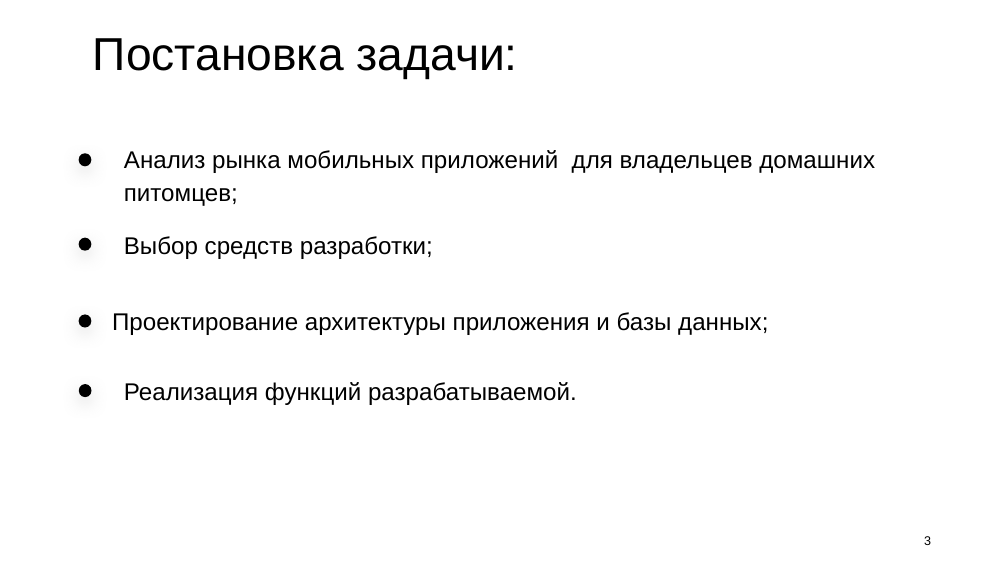
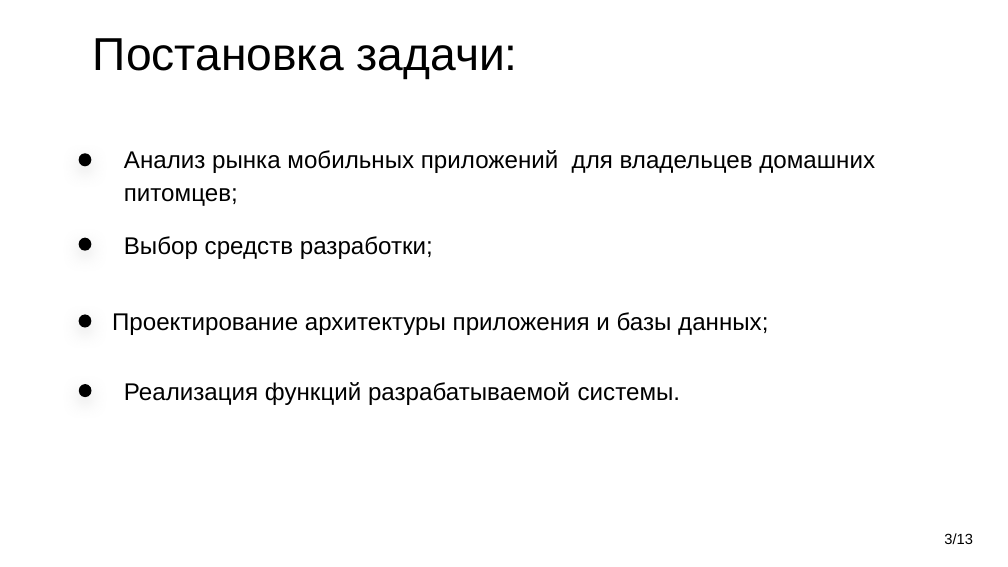
Before and after one commit to kattrin0/petDiarry_, a slide deck: slide 3 of documentation/презентация_PetDiary.pptx. Drawn at 1008x567 pixels with LibreOffice and Linux fonts; fonts in the diff are those of the drawing. Boxes give left, top, right and bottom in pixels: in the first picture for what was removed or moved away, otherwise in the second. Text is boxed around its words. In the diff, an @@ line names an element or a change of style, - is before the commit and + after.

```diff
--- a/documentation/презентация_PetDiary.pptx
+++ b/documentation/презентация_PetDiary.pptx
@@ text at box(124, 382, 681, 405): text changed @@
-Реализация функций разрабатываемой.
+Реализация функций разрабатываемой системы.
@@ page number at box(944, 533, 973, 544): text changed; size 12 to 14 pt @@
-3
+3/13
```
Also in this commit, not shown: 3 other slides changed, 7 slides added, 5 slides removed, 1 other file.
